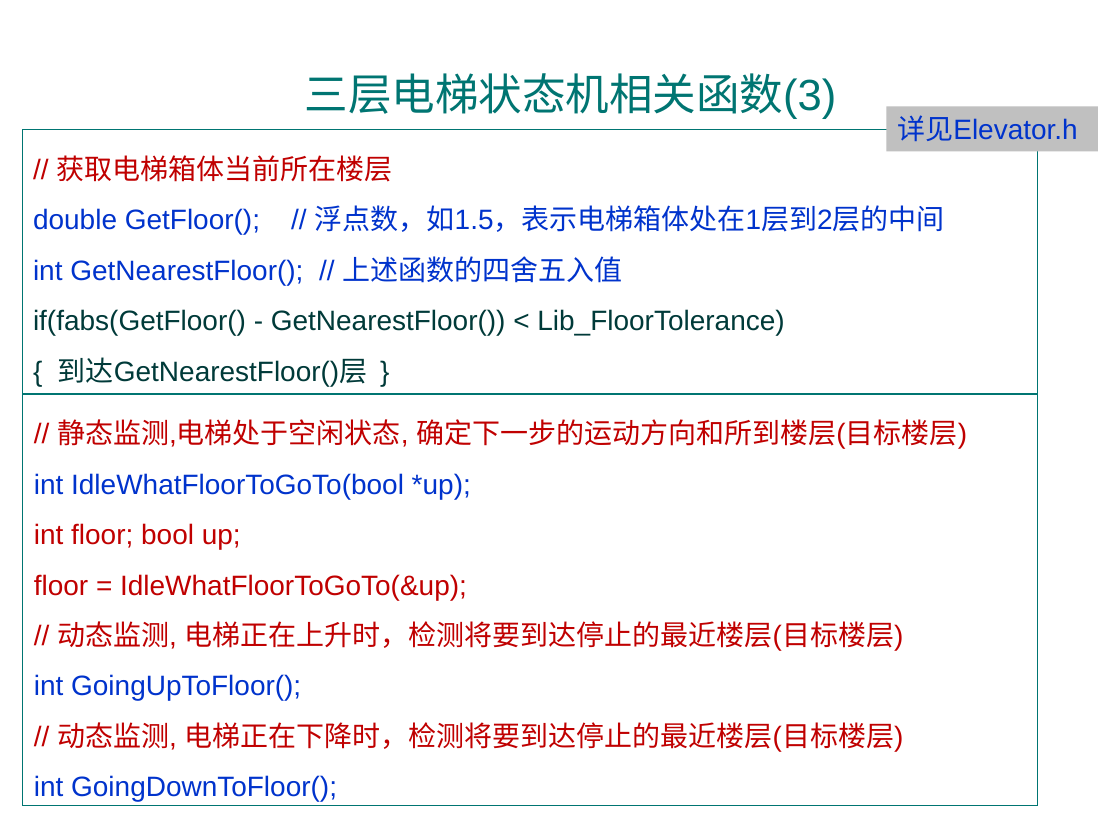
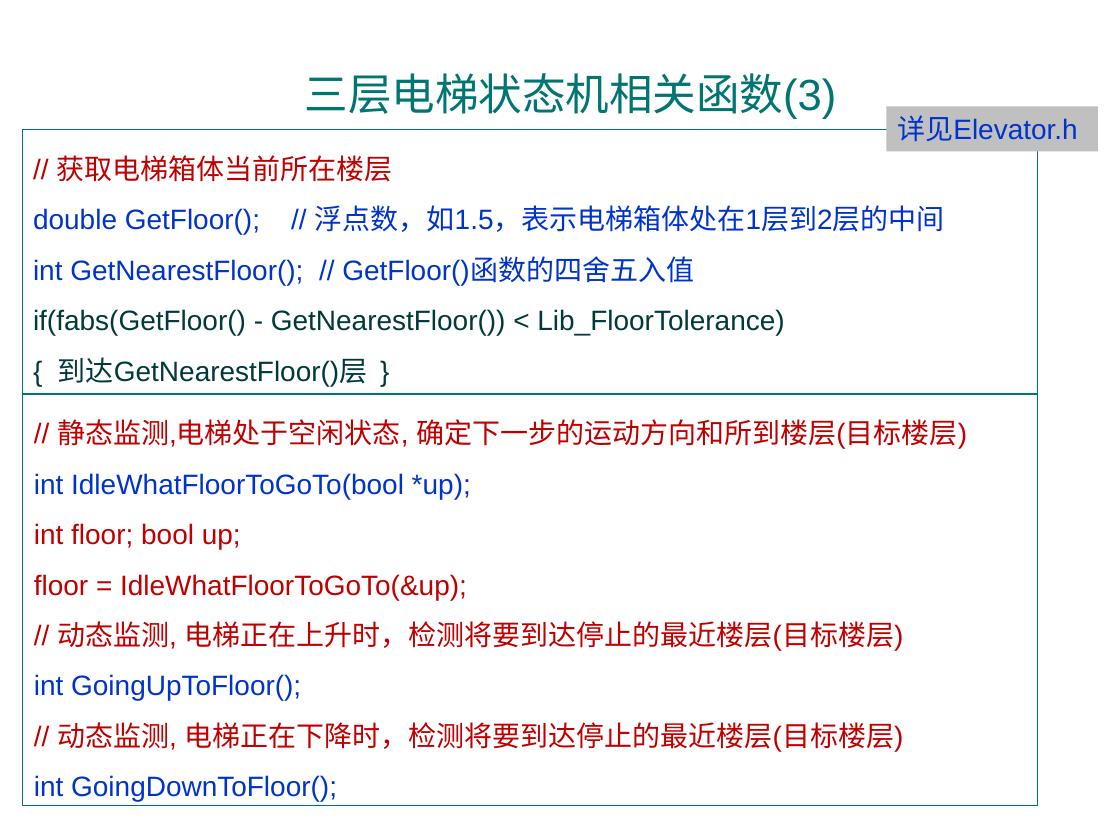
Before and after one commit to jtrfid/C-Repositories, a slide deck: slide 29 of C语言课程设计/2016/Garage_mfc/状态和状态机.pptx. Drawn at 1120x840 pixels with LibreOffice and Linux fonts; fonts in the diff are those of the drawing; background and template pictures are left out. Boxes give left, top, right and bottom in pixels: in the first picture for what was removed or moved away, otherwise in the second. Text is boxed around its words. In the diff, an @@ line names an element or a change of style, - is before the commit and + after.

```diff
--- a/C语言课程设计/2016/Garage_mfc/状态和状态机.pptx
+++ b/C语言课程设计/2016/Garage_mfc/状态和状态机.pptx
@@ text in rectangle at bbox=[33, 258, 694, 285]: text changed @@
-int GetNearestFloor(); // 上述函数的四舍五入值
+int GetNearestFloor(); // GetFloor()函数的四舍五入值
```
Also in this commit, not shown: 1 other slide changed, 3 other files.
